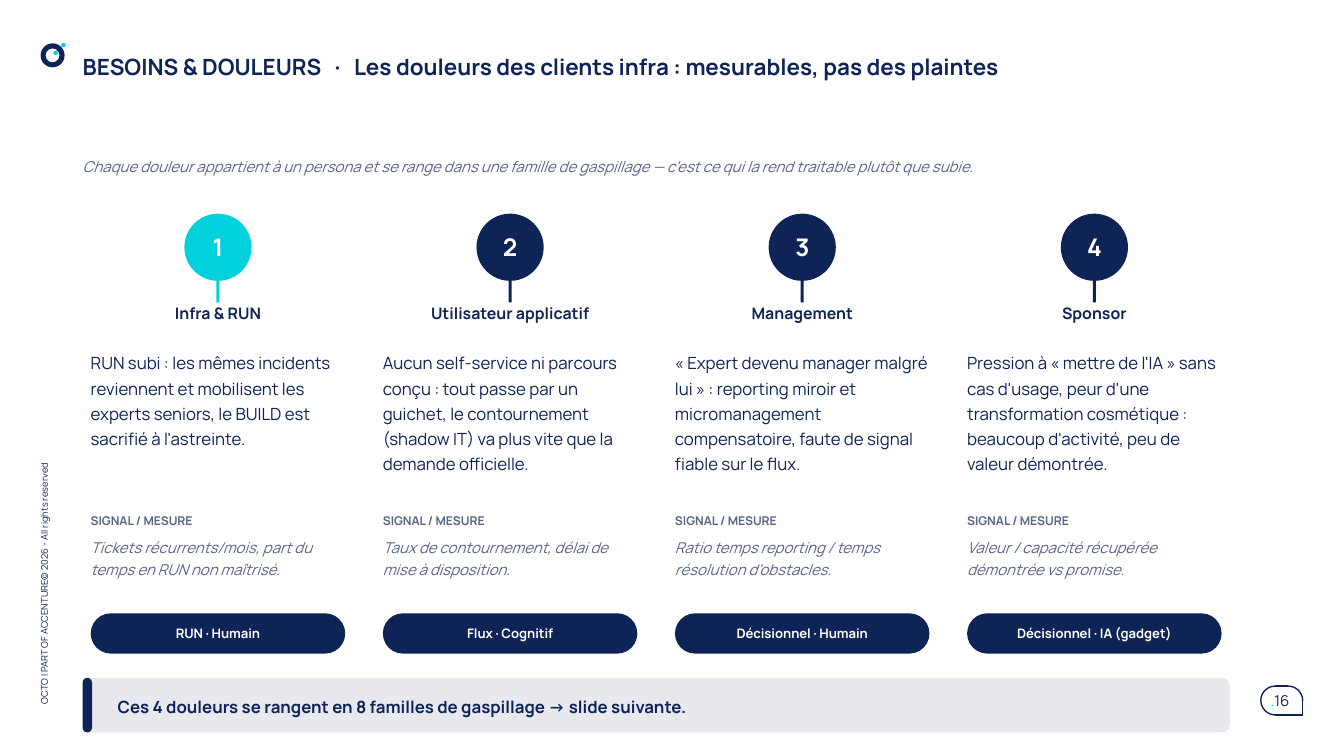
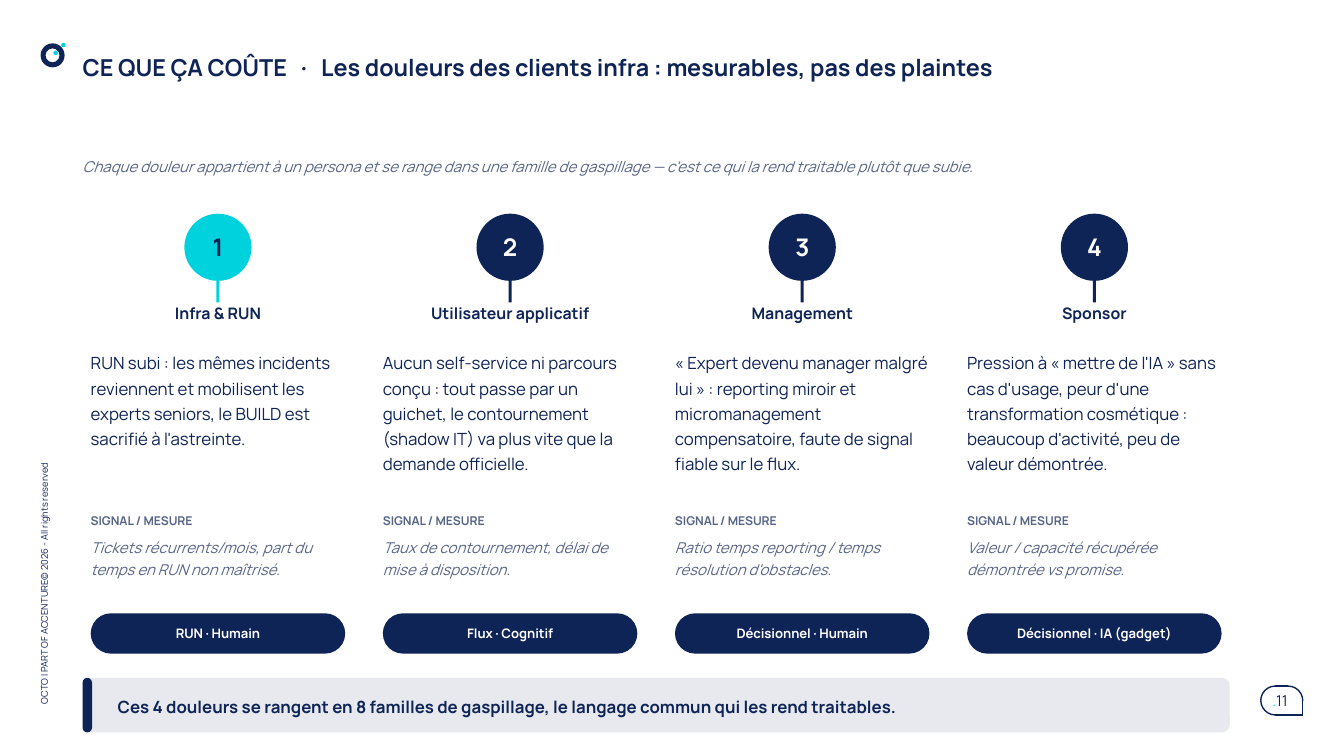
Before and after one commit to claudecamus-dot/Vscode3, a slide deck: slide 11 of docs/cadrage-ppt/bmad-iap-cadrage-synthese.pptx (slide 16 before the commit). Drawn at 1344x756 pixels with LibreOffice and Linux fonts; fonts in the diff are those of the drawing. Boxes give left, top, right and bottom in pixels: in the first picture for what was removed or moved away, otherwise in the second. Text is boxed around its words. In the diff, an @@ line names an element or a change of style, - is before the commit and + after.

```diff
--- a/docs/cadrage-ppt/bmad-iap-cadrage-synthese.pptx
+++ b/docs/cadrage-ppt/bmad-iap-cadrage-synthese.pptx
@@ title at (83,55,992,82): text changed; size 12 to 12.5 pt @@
-BESOINS & DOULEURS · Les douleurs des clients infra : mesurables, pas des plaintes
+CE QUE ÇA COÛTE · Les douleurs des clients infra : mesurables, pas des plaintes
@@ text "1" at (213,238,224,256): text colour #FFFFFF to #0E2356 @@
@@ text at (118,700,896,718): text changed @@
-Ces 4 douleurs se rangent en 8 familles de gaspillage → slide suivante.
+Ces 4 douleurs se rangent en 8 familles de gaspillage, le langage commun qui les rend traitables.
@@ page number at (1272,695,1287,706): text changed @@
-.16
+.11
```
Also in this commit, not shown: 23 other slides changed, 8 slides added, 15 slides removed, 2 other files.
